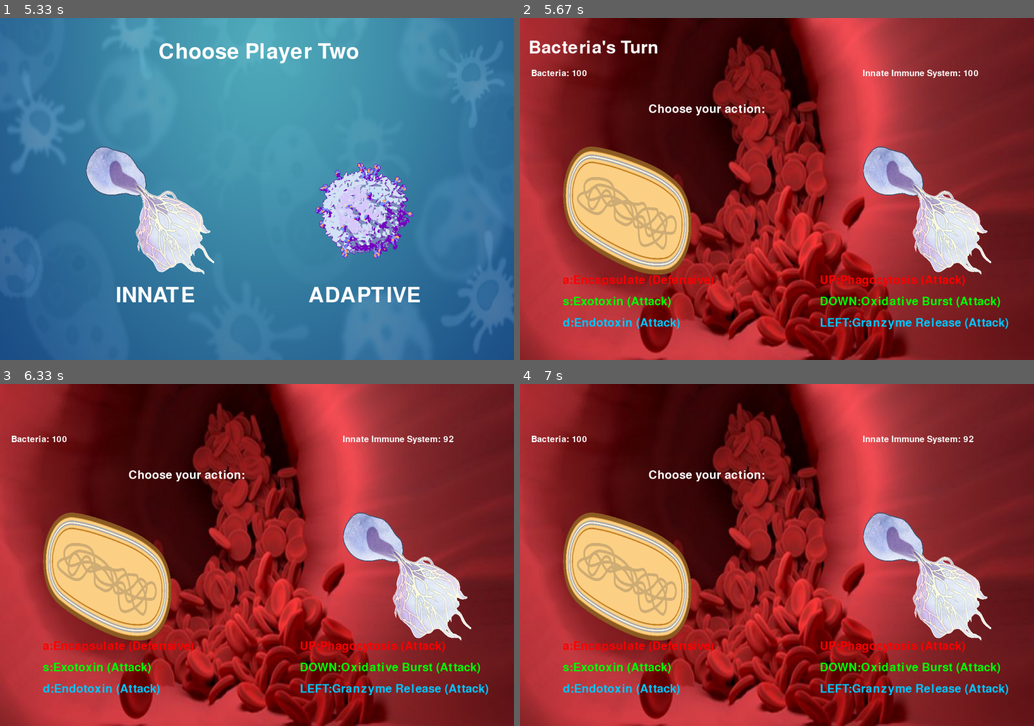
Above: before the commit, frames 1-4 (two rows, left to right).
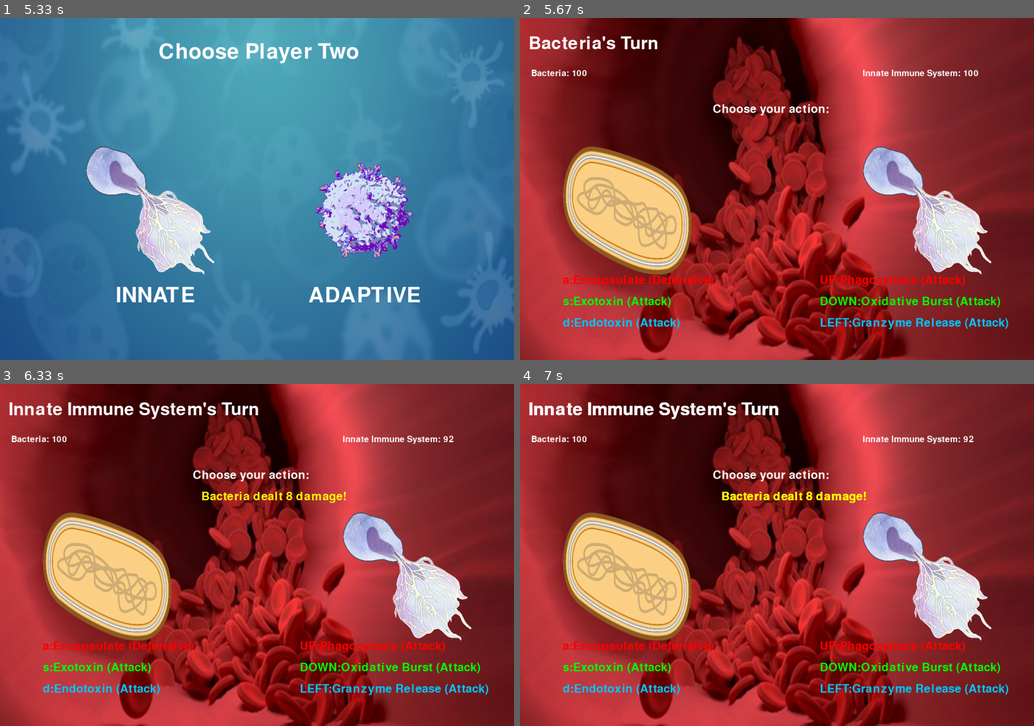
Above: after the commit, the same moments.

Repository: cmdcolin/ImmuneEscape
Game: pygame game, started from test_2_game.py
Same seed, same stepped clock (60 frames per second), same inputs: the game is played once before the commit and once after it.
Inputs (mouse positions are in pixels of both pictures, inside the frame that each line leads up to):
- Up to frame 1 (5.33 s): click "Enter" at 0.38 s; click (149, 168) at 0.72 s; click (364, 168) at 1.05 s; click (133, 192) at 1.38 s; click (318, 219) at 2.22 s; click (133, 120) at 2.55 s; click (277, 175) at 5.22 s
- Up to frame 2 (5.67 s): click (627, 168) at 5.55 s
- Up to frame 3 (6.33 s): hold D 5.83-6.3 s
- Up to frame 4 (7 s): hold A 6.33-6.87 s; hold S from 6.9 s (still down)

Frame 1 is identical in both runs. In frame 2, 1.1% of the frame differs, in the area x 1-60%, y 5-29%; in frame 3, 1.8%; in frame 4, 1.9%, in the area x 1-68%, y 5-35%.

Commit message:
added whose turn it is, as well as damge text to screen

Diff:
--- a/test_2_game.py
+++ b/test_2_game.py
@@ -78,6 +78,7 @@
 text_adaptive = font.render("ADAPTIVE", True, (255,255,255))
 textRect_adaptive = text.get_rect()
 textRect_adaptive.center = (900, 650)
+
 
 # Multi-line text to display
 text = "\nWelcome to ImmuneEscape!\n\n\n\n\n\n\n\n\n\n\n\nWhere the outcomes is literally life or death\n PLAY AT YOUR OWN RISK"
@@ -150,13 +151,18 @@
     return text_rect
 
 #function for handling player turns and drawing the fight screen (defines the fight screen)
+message = ''
+message_timer = 0
+MESSAGE_DURATION = 2000
+clock = pygame.time.Clock()
 def handle_player_turn(player,opponent):
     global player1_health, player2_health
+    global message_timer, message
     #defining the appearance of the screen
     screen.blit(fight_background, (0,0))
     render_text_button(f" {player_1_assigned['Name']}: {player1_health}", font_small, (255, 255, 255), 20, 120)
     render_text_button(f"{player_2_assigned['Name']}: {player2_health}", font_small, (255, 255, 255), 800, 120)
-    render_text_button("Choose your action:", font_medium, (255, 255, 255), 300, 200)
+    render_text_button("Choose your action:", font_medium, (255, 255, 255), 450, 200)
     player1_first_rect = render_text_button(f"a:{player_1_assigned['Action'][0]}", font_medium, (255, 0, 0), 100, 600) # Red
     player1_second_rect = render_text_button(f"s:{player_1_assigned['Action'][1]}", font_medium, (0, 255, 0), 100, 650) # Green
     player1_thrid_rect = render_text_button(f"d:{player_1_assigned['Action'][2]}", font_medium,(0,200,255), 100, 700)
@@ -166,7 +172,6 @@
     screen.blit(player_1_assigned['Loaded_Image'],player_1_rect)
     screen.blit(player_2_assigned['Loaded_Image'],player_2_rect)
     pygame.display.flip()
-
     #turn based loops
     isturnover = False
     while not isturnover:
@@ -174,56 +179,79 @@
             if event.type == pygame.QUIT:
                 pygame.quit()
                 sys.exit()
-            if current_turn == 1:
-                render_text_button(f"{player_1_assigned['Name']}'s Turn", font_large, (255, 255, 255), 20 , 50)
-            if current_turn == 2:
-                    render_text_button(f"{player_2_assigned['Name']}'s Turn", font_large, (255, 255, 255), 20 , 50)
             if event.type == pygame.KEYDOWN:
                 if current_turn == 1:
                     if event.key == pygame.K_a:
                         damage = int(player_1_assigned['Damage'][0])
                         if damage >= 1:
                             player2_health -= damage
-                        else:
-                            player1_health -= damage
+                            message = f"{player_1_assigned['Name']} dealt {damage} damage!"
+                        else:
+                            player1_health -= damage
+                            message = f"{player_1_assigned['Name']} healed {abs(damage)} HP!"
+                        message_timer = pygame.time.get_ticks()
                         isturnover = True
                     elif event.key == pygame.K_s:
                         damage = int(player_1_assigned['Damage'][1])
                         if damage >= 1:
                             player2_health -= damage
-                        else:
-                                player1_health -= damage
+                            message = f"{player_1_assigned['Name']} dealt {damage} damage!"
+                        else:
+                            player1_health -= damage
+                            message = f"{player_1_assigned['Name']} healed {abs(damage)} HP!"
+                        message_timer = pygame.time.get_ticks()
                         isturnover = True
                     elif event.key == pygame.K_d:
                         damage = int(player_1_assigned['Damage'][2])
                         if damage >= 1:
                             player2_health -= damage
-                        else:
-                            player1_health -= damage
+                            message = f"{player_1_assigned['Name']} dealt {damage} damage!"
+                        else:
+                            player1_health -= damage
+                            message = f"{player_1_assigned['Name']} healed {abs(damage)} HP!"
+                        message_timer = pygame.time.get_ticks()
                         isturnover = True
                 elif current_turn == 2:
                     if event.key == pygame.K_UP:
                         damage = int(player_2_assigned['Damage'][0])
                         if damage >= 1:
                             player1_health -= damage
-                        else:
-                            player2_health -= damage
+                            message = f"{player_2_assigned['Name']} dealt {damage} damage!"
+                        else:
+                            player2_health -= damage
+                            message = f"{player_2_assigned['Name']} healed {abs(damage)} HP!"
+                        message_timer = pygame.time.get_ticks()
                         isturnover = True
                     elif event.key == pygame.K_DOWN:
                         damage = int(player_2_assigned['Damage'][1])
                         if damage >= 1:
                             player1_health -= damage
-                        else:
-                            player2_health -= damage
+                            message = f"{player_2_assigned['Name']} dealt {damage} HP!"
+                        else:
+                            player2_health -= damage
+                            message = f"{player_2_assigned['Name']} healed {abs(damage)} HP!"
+                        message_timer = pygame.time.get_ticks()
                         isturnover = True
                     elif event.key == pygame.K_LEFT:
                         damage = int(player_2_assigned['Damage'][2])
                         if damage >= 1:
                             player1_health -= damage
-                        else:
-                            player2_health -= damage
-                        isturnover = True
-        pygame.time.Clock().tick(30)
+                            message = f"{player_2_assigned['Name']} dealt {damage} HP!"
+                        else:
+                            player2_health -= damage
+                            message = f"{player_2_assigned['Name']} healed {abs(damage)} HP!"
+                        message_timer = pygame.time.get_ticks()
+                        isturnover = True
+            if current_turn == 1:
+                render_text_button(f"{player_1_assigned['Name']}'s Turn", font_large, (255, 255, 255), 20, 40)
+            else:
+                render_text_button(f"{player_2_assigned['Name']}'s Turn", font_large, (255, 255, 255), 20, 40)
+
+            if pygame.time.get_ticks() - message_timer < MESSAGE_DURATION:
+                render_text_button(message, font_medium, (255,255,0), 470 ,250)
+            pygame.display.update()
+            clock.tick(30)
+
 
 def player_fight():
     global current_turn , player1_health, player2_health
@@ -244,6 +272,7 @@
         else:
             handle_player_turn(2,1)
             current_turn = 1
+
 
 # Made a class to create an enter button
 class Button:
